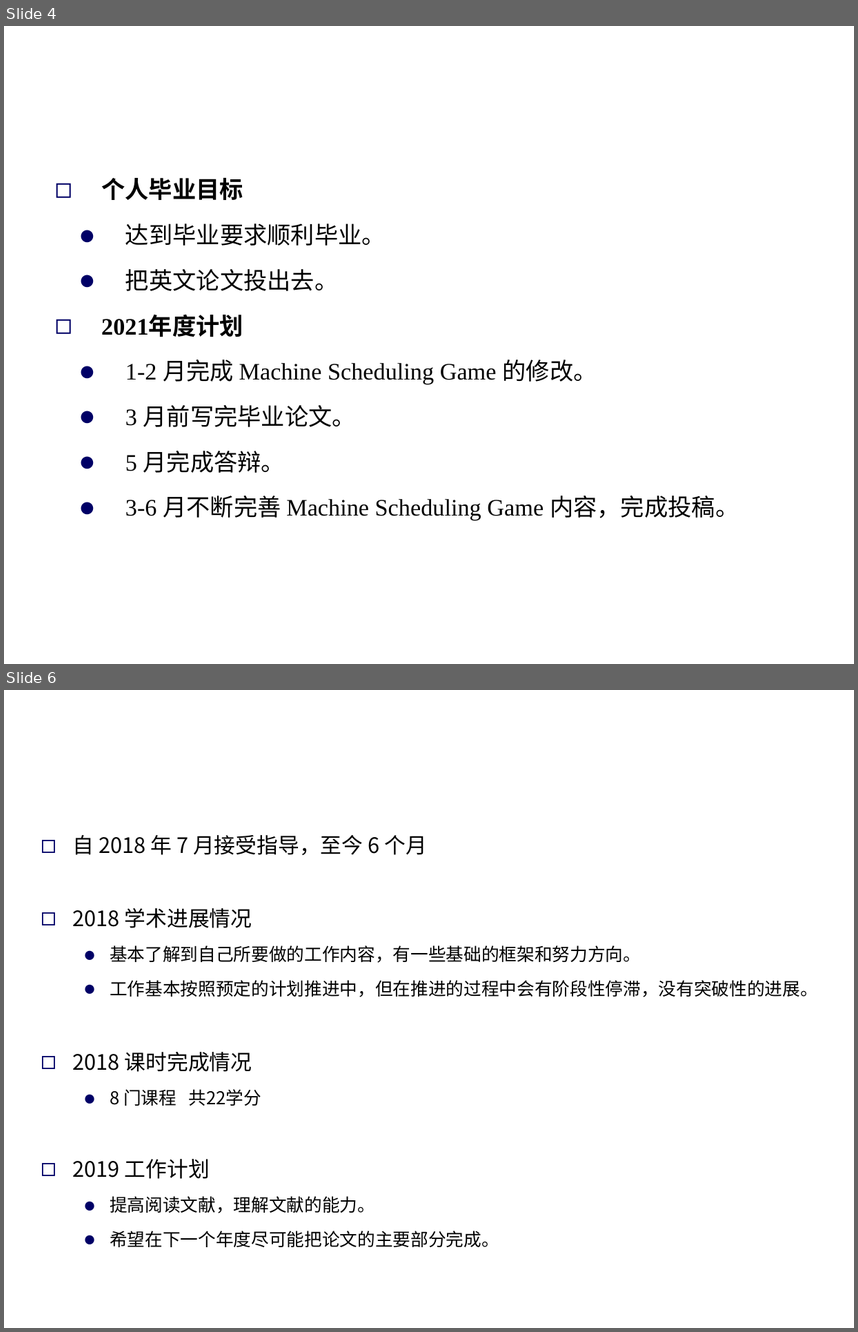
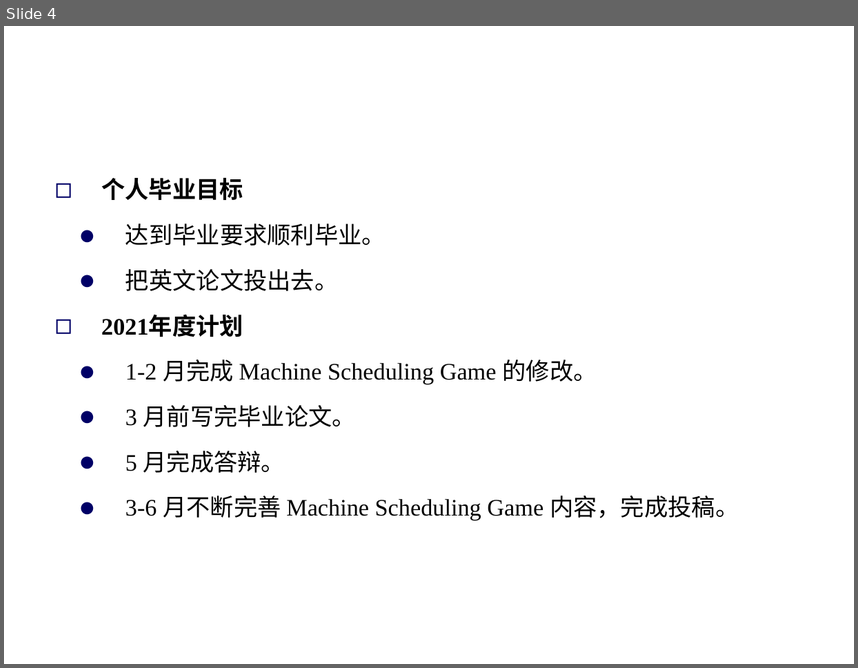
Before and after one commit to Dis-count/Writing, a slide deck: 2020年度总结lzk.ppt. Shown one above the other, each under a label of ours: slides 4 and 6 before the commit, slide 4 after it; the slides between them are not shown. The pictures are 858x1332 and 858x668 pixels, drawn with LibreOffice and Linux fonts; fonts in the diff are those of the drawing; background and template pictures are left out. Boxes give left, top, right and bottom in pixels: in the first picture for what was removed or moved away, otherwise in the second. Text is boxed around its words. In the diff, an @@ line names an element or a change of style, - is before the commit and + after.

```diff
--- a/2020年度总结lzk.ppt
+++ b/2020年度总结lzk.ppt
@@ slide 6 removed at [4, 690, 854, 1328], background picture (left out) @@
@@ title removed at [4, 690, 457, 782] @@
-汇报人：李子慷
@@ text removed at [72, 835, 818, 1247] @@
-◻ 自 2018 年 7 月接受指导，至今 6 个月
-◻ 2018 学术进展情况
-  ● 基本了解到自己所要做的工作内容，有一些基础的框架和努力方向。
-  ● 工作基本按照预定的计划推进中，但在推进的过程中会有阶段性停滞，没有突破性的进展。
-◻ 2018 课时完成情况
-  ● 8 门课程 共22学分
-◻ 2019 工作计划
-  ● 提高阅读文献，理解文献的能力。
-  ● 希望在下一个年度尽可能把论文的主要部分完成。
```
Also in this commit, not shown: 2 slides changed, 4 other slides removed, 2 other files.
